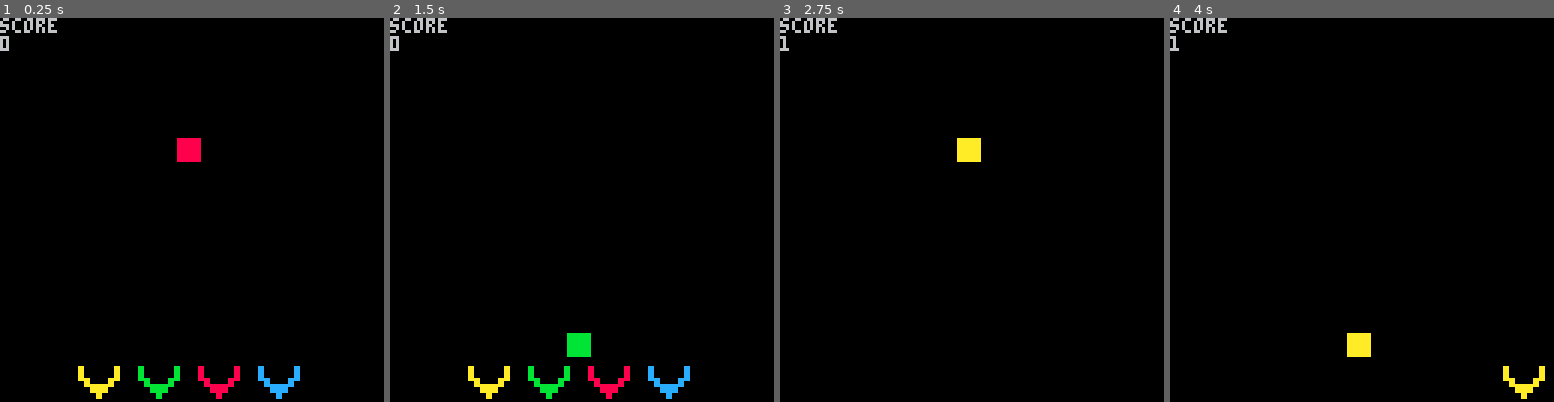
Above: before the commit, frames 1-4 (left to right).
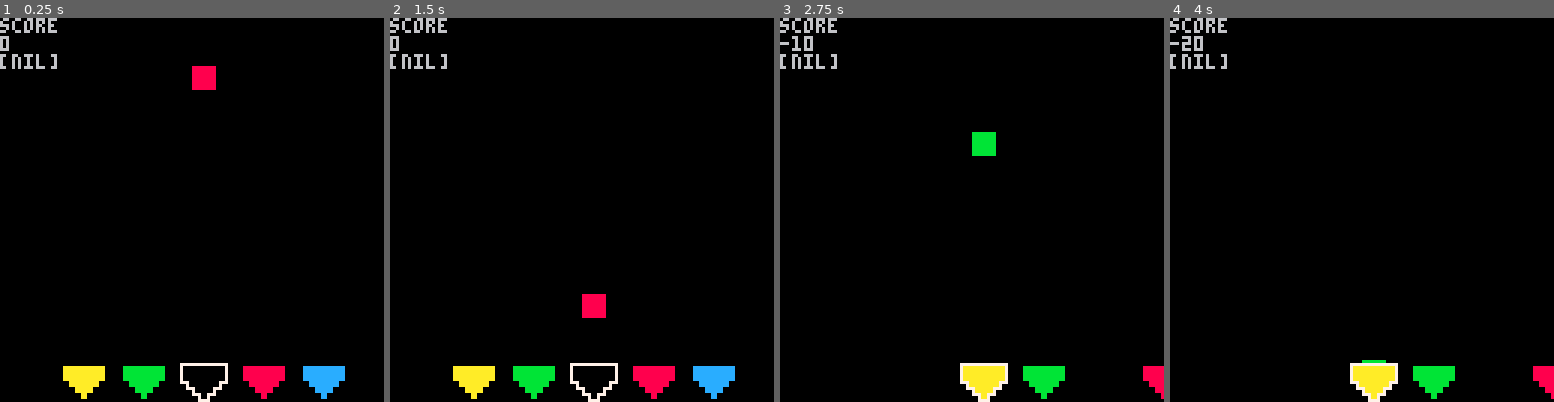
Above: after the commit, the same moments.

Repository: livacengiz/colorbox
Game: PICO-8 cartridge colorbox.p8
The game is run twice, just before and just after one commit, with the same random seed, the same clock (stepped at 60 frames per second) and the same inputs.
Inputs:
- Up to frame 1 (0.25 s): no input
- Up to frame 2 (1.5 s): no input
- Up to frame 3 (2.75 s): hold Right 1.6-2.1 s; hold Right from 2.47 s (still down)
- Up to frame 4 (4 s): release Right at 3.03 s; hold Left 3.08-3.58 s

The runs differ from the first frame. In frame 1, 4.6% of the frame differs, in the area x 0-90%, y 9-100%; in frame 2, 4.6%; in frame 3, 3.0%; in frame 4, 3.1%.

Commit message:
sounds added

Diff:
--- a/colorbox.p8
+++ b/colorbox.p8
@@ -2,63 +2,71 @@
 version 8
 __lua__
 a = 0
-colordrop = 0
+blip = 0
 rndcolor = rnd(4)
 score = 0
 tt = 0
-scrbasket = 0
-scrdropcolor = 0
 
 function drop()
-	spr(rndcolor, 59, colordrop)
+	spr(rndcolor, 64, blip)
+
 end
 
 function _draw()
 	cls()
 	print("score")
 	print(score)
+	print(renk)
 	drop()
-	spr(8, 25+a, 115, 002,006)
-	spr(10,45+a, 115, 002,006)
-	spr(12, 65+a, 115, 002,006)
-	spr(14, 85+a, 115, 002,006)
+	spr(5, 60, 115, 002, 006)
+	spr(8, 20+a, 115, 002,006)
+	spr(10,40+a, 115, 002,006)
+	spr(12, 80+a, 115, 002,006)
+	spr(14, 100+a, 115, 002,006)
 end
 
 function _update()
 
-	if colordrop >= 120 then
-	colordrop = 0
+	if blip >= 125 then
+	blip = 0
 	sfx(0)
 	rndcolor = rnd(4)
 	else
-	colordrop += 5
-	end
-
-	if btn(1) then a += 5 end
-	if btn(0) then a -= 5 end
+	blip += 2
+	end
+
+	if btnp(1) then a += 20 end
+	if btnp(0) then a -= 20 end
   resultcalc()
 end
 
 function resultcalc()
-	if colordrop == 100 then
-		dropcolor =	pget(59,120)
-		scrdropcolor = dropcolor
-	end
-	basket = pget(60, 115)
-	if colordrop == 115 and
-		dropcolor == basket then
-		scrbasket = basket
-		score += 1
-		end
+		basket = pget(64, 120)
+		blipcolor =	pget(64,110)
+	if blip == 110 then
+		hop()
+	end
+
+	if a >= 108  then
+	a = -100
+	end
+	end
+
+	function hop()
+	if blipcolor != basket then
+	score -= 10
+	else
+	score +=10
+	end
 	end
 __gfx__
 aaaaaaaabbbbbbbb88888888cccccccc000000007777777777777777000000000000000000000000000000000000000000000000000000000000000000000000
-aaaaaaaabbbbbbbb88888888cccccccc000000007000000000000007000000000aa0000000000aa00bb0000000000bb008800000000008800cc0000000000cc0
-aaaaaaaabbbbbbbb88888888cccccccc000000007000000000000007000000000aa0000000000aa00bb0000000000bb008800000000008800cc0000000000cc0
-aaaaaaaabbbbbbbb88888888cccccccc000000007000000000000007000000000aa0000000000aa00bb0000000000bb008800000000008800cc0000000000cc0
-aaaaaaaabbbbbbbb88888888cccccccc000000007000000000000007000000000aa0000000000aa00bb0000000000bb008800000000008800cc0000000000cc0
-aaaaaaaabbbbbbbb88888888cccccccc000000007000000000000007000000000aaaa000000aaaa00bbbb000000bbbb008888000000888800cccc000000cccc0
-aaaaaaaabbbbbbbb88888888cccccccc00000000777000000000077700000000000aa000000aa000000bb000000bb0000008800000088000000cc000000cc000
+aaaaaaaabbbbbbbb88888888cccccccc000000007000000000000007000000000aaaaaaaaaaaaaa00bbbbbbbbbbbbbb008888888888888800cccccccccccccc0
+aaaaaaaabbbbbbbb88888888cccccccc000000007000000000000007000000000aaaaaaaaaaaaaa00bbbbbbbbbbbbbb008888888888888800cccccccccccccc0
+aaaaaaaabbbbbbbb88888888cccccccc000000007000000000000007000000000aaaaaaaaaaaaaa00bbbbbbbbbbbbbb008888888888888800cccccccccccccc0
+aaaaaaaabbbbbbbb88888888cccccccc000000007000000000000007000000000aaaaaaaaaaaaaa00bbbbbbbbbbbbbb008888888888888800cccccccccccccc0
+aaaaaaaabbbbbbbb88888888cccccccc000000007000000000000007000000000aaaaaaaaaaaaaa00bbbbbbbbbbbbbb008888888888888800cccccccccccccc0
+aaaaaaaabbbbbbbb88888888cccccccc00000000777000000000077700000000000aaaaaaaaaa000000bbbbbbbbbb0000008888888888000000cccccccccc000
 aaaaaaaabbbbbbbb88888888cccccccc00000000007000000000070000000000000aaaaaaaaaa000000bbbbbbbbbb0000008888888888000000cccccccccc000
 000000000000000000000000000000000000000000777000000777000000000000000aaaaaa0000000000bbbbbb00000000008888880000000000cccccc00000
 000000000000000000000000000000000000000000007000000700000000000000000aaaaaa0000000000bbbbbb00000000008888880000000000cccccc00000
Not shown, changed: the music (__music__) section of colorbox.p8
Not shown, changed: the sound effects (__sfx__) section of colorbox.p8
Not shown, changed: colorbox.js
Not shown, added: colorbox.png
